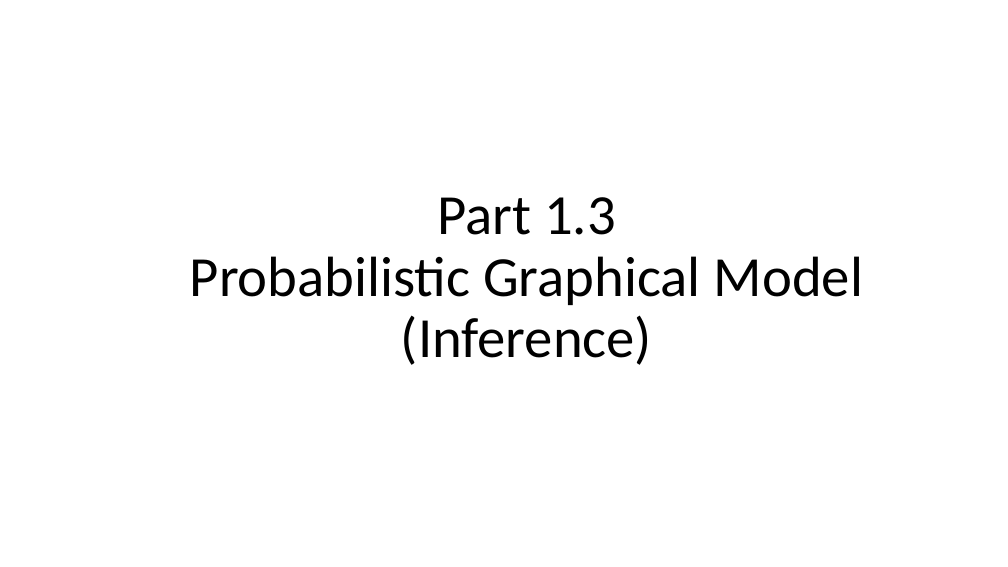
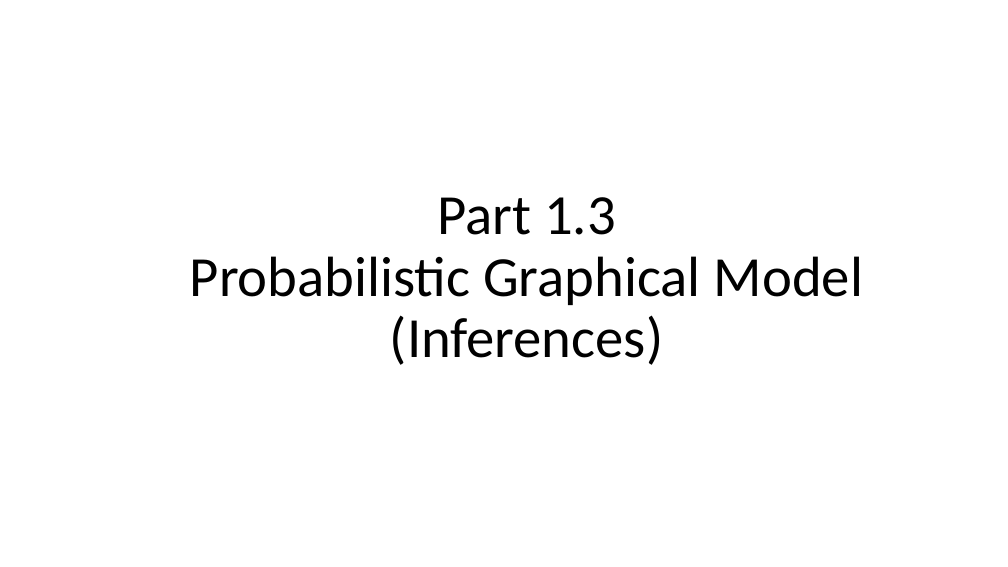
Before and after one commit to nguyenduyhanlam/Probabilistic_Graphical_Models, a slide deck: slide 19 of NguyenDuyHanLam_196005004/baocao.pptx (slide 18 before the commit). Drawn at 1008x567 pixels with LibreOffice and Linux fonts; fonts in the diff are those of the drawing. Boxes give left, top, right and bottom in pixels: in the first picture for what was removed or moved away, otherwise in the second. Text is boxed around its words. In the diff, an @@ line names an element or a change of style, - is before the commit and + after.

```diff
--- a/NguyenDuyHanLam_196005004/baocao.pptx
+++ b/NguyenDuyHanLam_196005004/baocao.pptx
@@ title at (190, 197, 863, 365): text changed @@
-Part 1.3
-Probabilistic Graphical Model
-(Inference)
+Part 1.3
+Probabilistic Graphical Model
+(Inferences)
```
Also in this commit, not shown: 1 other slide changed, 7 slides added, 1 slide removed.
